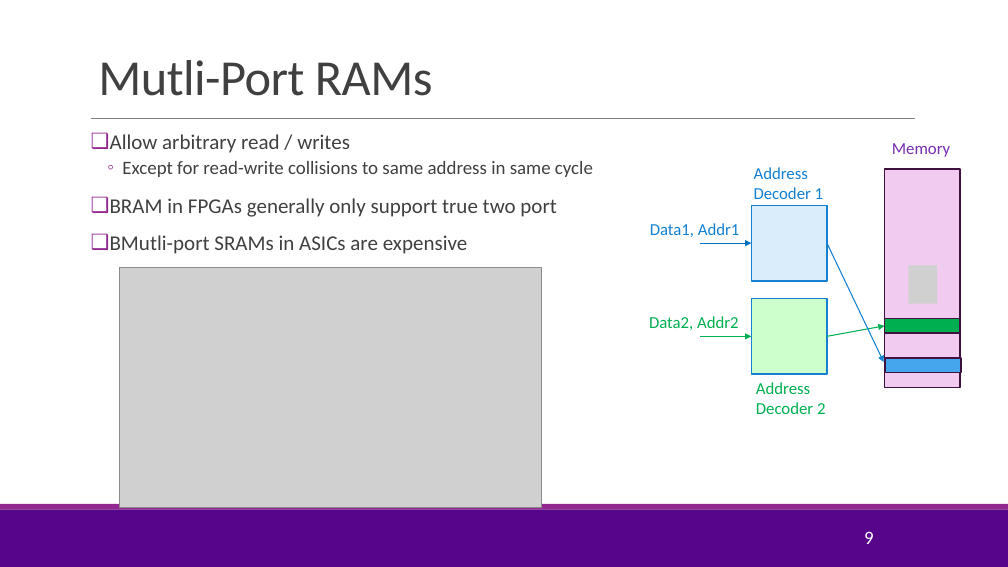
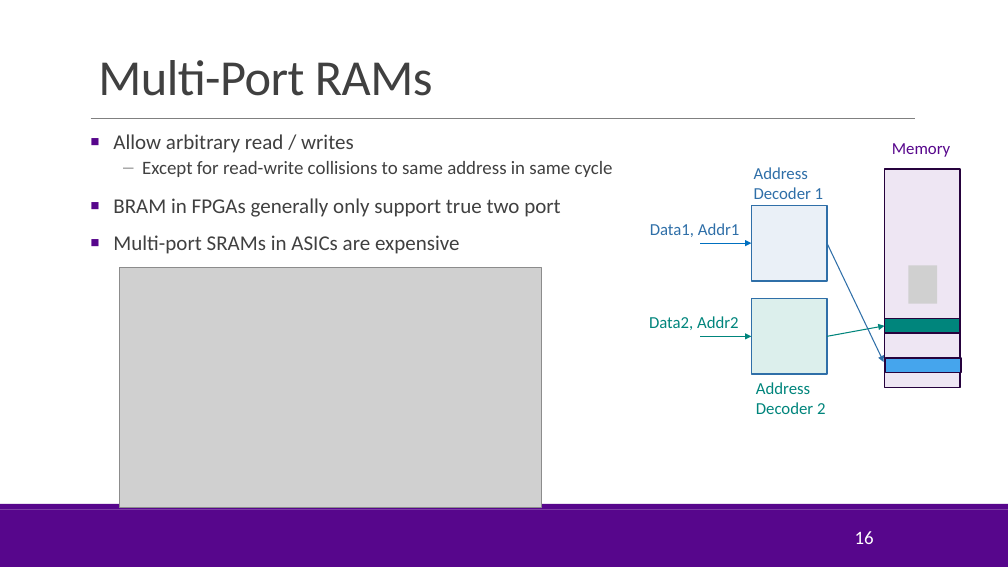
Before and after one commit to sdrangan/hwdesign, a slide deck: slide 16 of units/unit08_unroll/unroll.pptx (slide 9 before the commit). Drawn at 1008x567 pixels with LibreOffice and Linux fonts; fonts in the diff are those of the drawing; grey boxes stand for pictures; background and template pictures are left out. Boxes give left, top, right and bottom in pixels: in the first picture for what was removed or moved away, otherwise in the second. Text is boxed around its words. In the diff, an @@ line names an element or a change of style, - is before the commit and + after.

```diff
--- a/units/unit08_unroll/unroll.pptx
+++ b/units/unit08_unroll/unroll.pptx
@@ title at <box>98,60,433,96</box>: text changed @@
-Mutli-Port RAMs
+Multi-Port RAMs
@@ text at <box>113,134,613,217</box>: bullet ❑ to ■; bullet colour #92278F to #57068C; bullet ◦ to –; bullet colour #92278F to #999999 @@
@@ text "Memory" at <box>892,143,950,157</box>: text colour #762EB1 to #57068C @@
@@ text "Address Decoder 1" at <box>754,167,823,199</box>: text colour #1480D1 to #2F6FA8 @@
@@ rectangle at <box>885,169,960,388</box>: fill #F1CCF0 to #EEE6F3; outline #40113F 1.25 pt to #26033D 1.25 pt @@
@@ rectangle at <box>752,206,827,281</box>: fill #DAEDFB to #EAF0F7; outline #1480D1 1.25 pt to #2F6FA8 1.25 pt @@
@@ text at <box>113,235,460,254</box>: text changed @@
-❑ BMutli-port SRAMs in ASICs are expensive
+■ Multi-port SRAMs in ASICs are expensive
@@ text "Data1, Addr1" at <box>650,223,740,237</box>: text colour #1480D1 to #2F6FA8 @@
@@ arrow (827, 243) - (884, 362): stroke #1480D1 1 pt to #2F6FA8 1 pt @@
@@ rectangle at <box>752,299,827,374</box>: fill #CCFFCC to #DCEFEC; outline #1480D1 1.25 pt to #2F6FA8 1.25 pt @@
@@ text "Data2, Addr2" at <box>649,316,739,330</box>: text colour #00B050 to #00857C @@
@@ arrow (827, 337) - (885, 326): stroke #00B050 1 pt to #00857C 1 pt @@
@@ rectangle at <box>885,318,960,333</box>: fill #00B050 to #00857C; outline #40113F 1.25 pt to #26033D 1.25 pt @@
@@ arrow (700, 337) - (752, 337): stroke #00B050 1 pt to #00857C 1 pt @@
@@ rectangle at <box>885,358,961,373</box>: outline #40113F 1.25 pt to #26033D 1.25 pt @@
@@ text "Address Decoder 2" at <box>756,382,825,414</box>: text colour #00B050 to #00857C @@
@@ rectangle at <box>0,504,1008,509</box>: fill #92278F to #57068C @@
@@ page number at <box>855,531,874,544</box>: text changed @@
-9
+16
```
Also in this commit, not shown: 6 other slides changed, 34 slides added, 4 slides removed, 45 other files.
